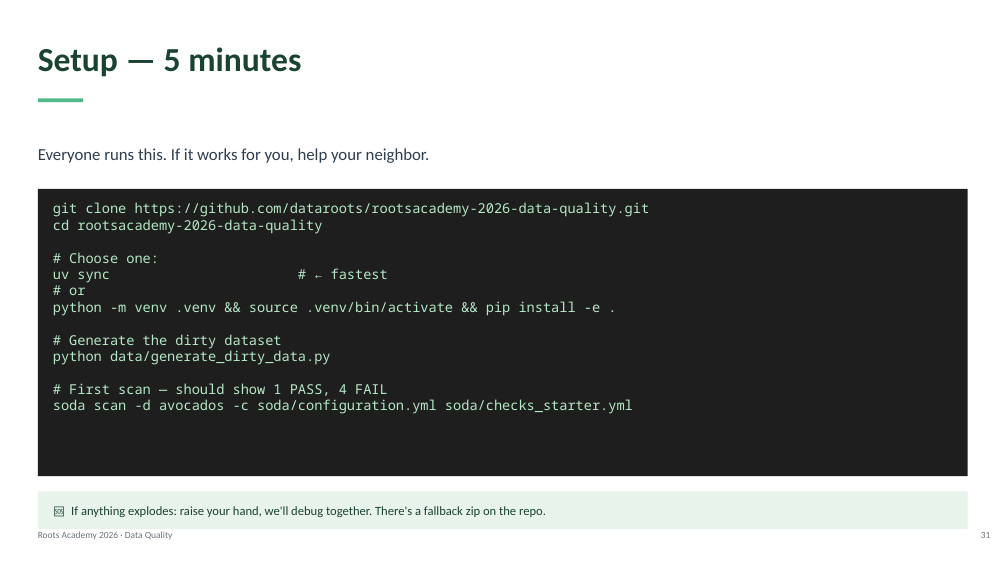
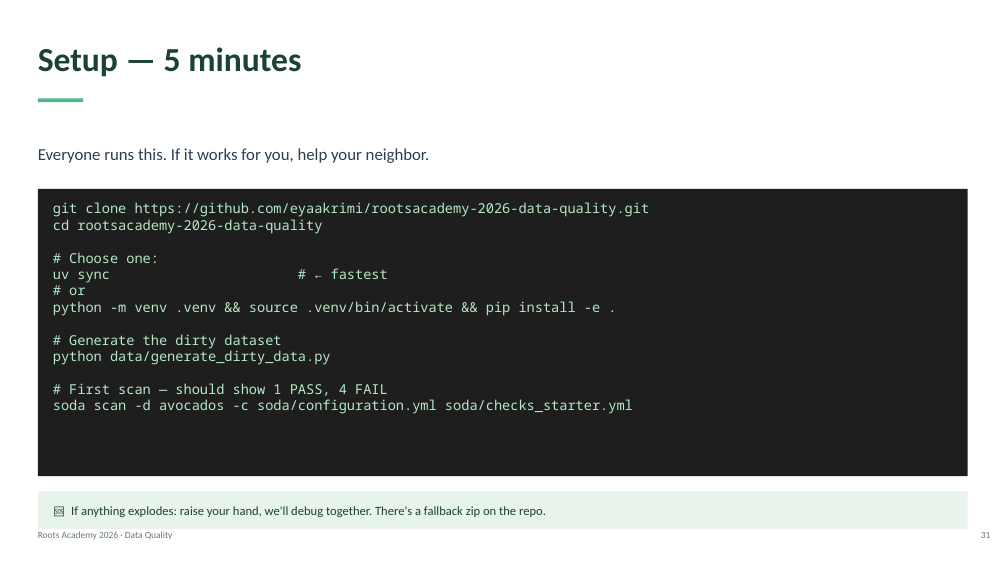
Before and after one commit to datarootsio/rootsacademy-2026-data-quality, a slide deck: slide 31 of slides/DataQuality-RA2026.pptx. Drawn at 1008x567 pixels with LibreOffice and Linux fonts; fonts in the diff are those of the drawing. Boxes give left, top, right and bottom in pixels: in the first picture for what was removed or moved away, otherwise in the second. Text is boxed around its words. In the diff, an @@ line names an element or a change of style, - is before the commit and + after.

```diff
--- a/slides/DataQuality-RA2026.pptx
+++ b/slides/DataQuality-RA2026.pptx
@@ text at (53,202,650,414): text changed @@
-git clone https://github.com/dataroots/rootsacademy-2026-data-quality.git
-cd rootsacademy-2026-data-quality
-# Choose one:
-uv sync # ← fastest
-# or
-python -m venv .venv && source .venv/bin/activate && pip install -e .
-# Generate the dirty dataset
-python data/generate_dirty_data.py
-# First scan — should show 1 PASS, 4 FAIL
-soda scan -d avocados -c soda/configuration.yml soda/checks_starter.yml
+git clone https://github.com/eyaakrimi/rootsacademy-2026-data-quality.git
+cd rootsacademy-2026-data-quality
+# Choose one:
+uv sync # ← fastest
+# or
+python -m venv .venv && source .venv/bin/activate && pip install -e .
+# Generate the dirty dataset
+python data/generate_dirty_data.py
+# First scan — should show 1 PASS, 4 FAIL
+soda scan -d avocados -c soda/configuration.yml soda/checks_starter.yml
```
Also in this commit, not shown: 1 other slide changed, 5 other files.
